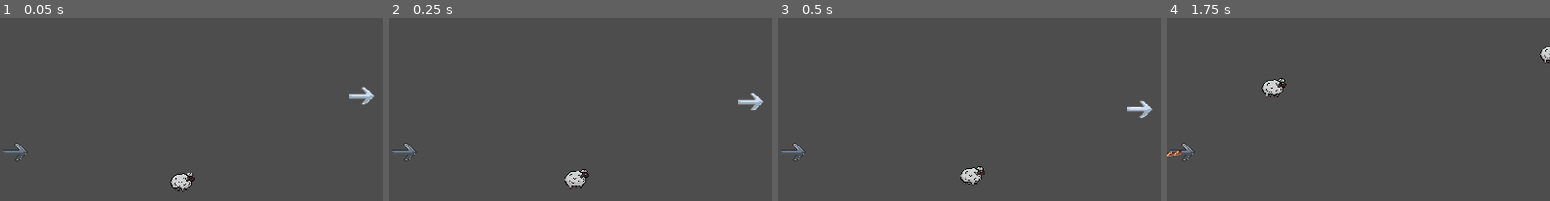
Above: before the commit, frames 1-4 (left to right).
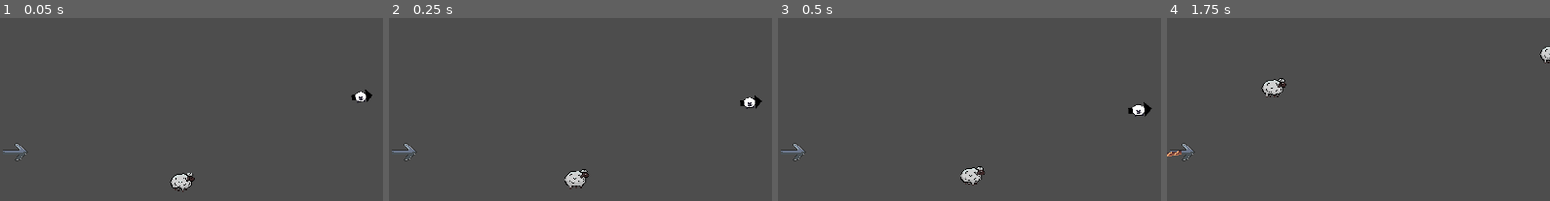
Above: after the commit, the same moments.

Repository: kinghos/GMTK-Game-Jam-2025
Game: Godot game, scene res://scenes/levels/test_level.tscn
Same seed, same stepped clock (60 frames per second), same inputs: the game is played once before the commit and once after it. This scene is started directly instead of the project's main scene.
Inputs (mouse positions are % of the whole screen's width and height, from its top left):
- Up to frame 1 (0.05 s): no input
- Up to frame 2 (0.25 s): no input
- Up to frame 3 (0.5 s): no input
- Up to frame 4 (1.75 s): move the mouse to (72, 45) at 0.52 s; hold Right (Right) 0.53-1.28 s; hold Space (Kick) 0.53-1.28 s; click (72, 45) at 0.67 s; move the mouse to (29, 57) at 1.27 s; hold S (Down) from 1.28 s (still down); tap Space (Kick) at 1.35 s
The pictures show only the part of the screen within x 48-97%, y 15-65%; the shares and areas given below are measured in that part.

The runs differ from the first frame. In frame 1, 0.3% of the frame differs, in the area x 91-98%, y 37-48%; in frame 2, 0.3%; in frame 3, 0.4%, in the area x 91-98%, y 44-56%; in frame 4, nothing differs.

Commit message:
Fixed rotation, added animplayer

Diff:
--- a/scenes/animals/animal.tscn
+++ b/scenes/animals/animal.tscn
@@ -1,8 +1,46 @@
-[gd_scene load_steps=4 format=3 uid="uid://c730r02j0a3ic"]
+[gd_scene load_steps=8 format=3 uid="uid://c730r02j0a3ic"]
 
 [ext_resource type="Script" uid="uid://bodcxjeobaic" path="res://scenes/animals/animal.gd" id="1_a68rm"]
 [ext_resource type="Texture2D" uid="uid://cjv6h5aem5r4u" path="res://assets/graphics/misc/star_particle.png" id="2_4f3xh"]
+[ext_resource type="Texture2D" uid="uid://dg5irpu268sb7" path="res://assets/graphics/misc/menu_arrow_hovering.png" id="3_qmecq"]
 [ext_resource type="Script" uid="uid://ffs1brga2vho" path="res://scenes/animals/offscreen_pointer.gd" id="3_to7qb"]
+
+[sub_resource type="Animation" id="Animation_dfea1"]
+resource_name = "grow"
+loop_mode = 2
+tracks/0/type = "value"
+tracks/0/imported = false
+tracks/0/enabled = true
+tracks/0/path = NodePath(".:scale")
+tracks/0/interp = 2
+tracks/0/loop_wrap = true
+tracks/0/keys = {
+"times": PackedFloat32Array(0, 1),
+"transitions": PackedFloat32Array(1, 1),
+"update": 0,
+"values": [Vector2(0.8, 0.8), Vector2(1, 1)]
+}
+
+[sub_resource type="Animation" id="Animation_qmecq"]
+length = 0.001
+tracks/0/type = "value"
+tracks/0/imported = false
+tracks/0/enabled = true
+tracks/0/path = NodePath(".:scale")
+tracks/0/interp = 1
+tracks/0/loop_wrap = true
+tracks/0/keys = {
+"times": PackedFloat32Array(0),
+"transitions": PackedFloat32Array(1),
+"update": 0,
+"values": [Vector2(1, 1)]
+}
+
+[sub_resource type="AnimationLibrary" id="AnimationLibrary_ivvwm"]
+_data = {
+&"RESET": SubResource("Animation_qmecq"),
+&"grow": SubResource("Animation_dfea1")
+}
 
 [node name="Animal" type="CharacterBody2D" groups=["Animals"]]
 collision_layer = 2
@@ -48,7 +86,14 @@
 one_shot = true
 
 [node name="OffscreenPointer" type="Sprite2D" parent="."]
+texture = ExtResource("3_qmecq")
 script = ExtResource("3_to7qb")
+
+[node name="AnimationPlayer" type="AnimationPlayer" parent="OffscreenPointer"]
+libraries = {
+&"": SubResource("AnimationLibrary_ivvwm")
+}
+autoplay = "grow"
 
 [node name="RandomMovementTimer" type="Timer" parent="."]
 wait_time = 1.5
--- a/scenes/animals/offscreen_pointer.gd
+++ b/scenes/animals/offscreen_pointer.gd
@@ -23,6 +23,6 @@
 		show()
 		global_position.x = clamp(target_global_position.x, visible_rect.position.x + SCREEN_MARGIN, visible_rect.position.x + visible_rect.size.x - SCREEN_MARGIN)
 		global_position.y = clamp(target_global_position.y, visible_rect.position.y + SCREEN_MARGIN, visible_rect.position.y + visible_rect.size.y - SCREEN_MARGIN)
-		rotation = (target_global_position - global_position).angle()
+		rotation = (target_global_position - Globals.player.global_position).angle()
 	else:
 		hide()
--- a/scenes/animals/sheep.tscn
+++ b/scenes/animals/sheep.tscn
@@ -1,7 +1,7 @@
 [gd_scene load_steps=16 format=3 uid="uid://cqbyf3duimude"]
 
 [ext_resource type="PackedScene" uid="uid://c730r02j0a3ic" path="res://scenes/animals/animal.tscn" id="1_gw4f6"]
-[ext_resource type="Texture2D" uid="uid://dg5irpu268sb7" path="res://assets/graphics/misc/menu_arrow_hovering.png" id="2_ag106"]
+[ext_resource type="Texture2D" uid="uid://b3j0asmr3aocx" path="res://assets/graphics/sprites/sheep_pointer.png" id="2_ag106"]
 [ext_resource type="Texture2D" uid="uid://cgs60xi7ec1wr" path="res://assets/graphics/sprites/sheep.png" id="2_ntctc"]
 
 [sub_resource type="AtlasTexture" id="AtlasTexture_ntctc"]
--- a/scenes/levels/level_1.tscn
+++ b/scenes/levels/level_1.tscn
@@ -4,7 +4,7 @@
 [ext_resource type="PackedScene" uid="uid://di53xit540gqa" path="res://scenes/pen.tscn" id="2_nsrm0"]
 [ext_resource type="PackedScene" uid="uid://cqbyf3duimude" path="res://scenes/animals/sheep.tscn" id="3_x42e6"]
 
-[node name="Level2" instance=ExtResource("1_ksju7")]
+[node name="Level1" instance=ExtResource("1_ksju7")]
 
 [node name="Floor" parent="Tilemap" index="0"]
 tile_map_data = PackedByteArray("AAABAAEAAAAFAAAAAAABAAIAAAAEAAEAAAABAAMAAAAEAAEAAAABAAQAAAAEAAEAAAABAAUAAAAEAAEAAAABAA …(39856 unchanged characters)…
